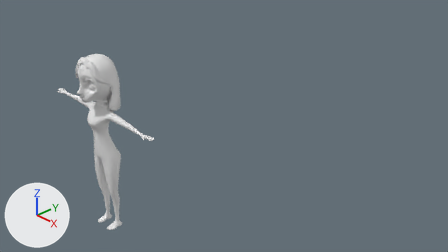
The Blender file carla.blend, before and after one commit.
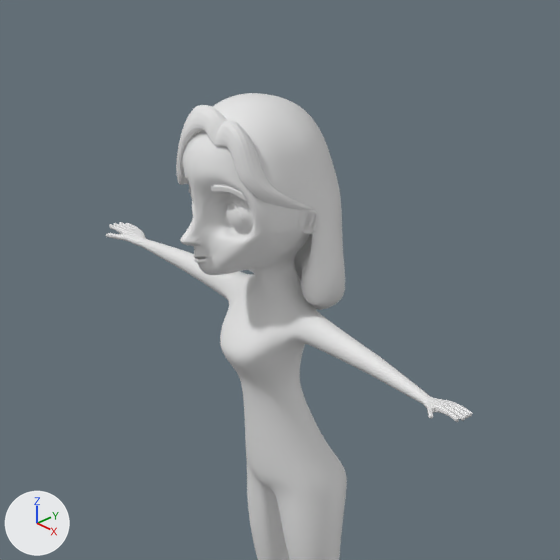
The first picture shows the older version from the file's camera 'Camera'. The close-ups show both versions on the part from 6% to 40% of the width and 11% to 71% of the height of that picture; other places that the commit changed are outside them. The lights are fixed; the arrows at lower left show +X, +Y and +Z.

In view in the first close-up: 'Body', 'Hair', 'HairBangs'.
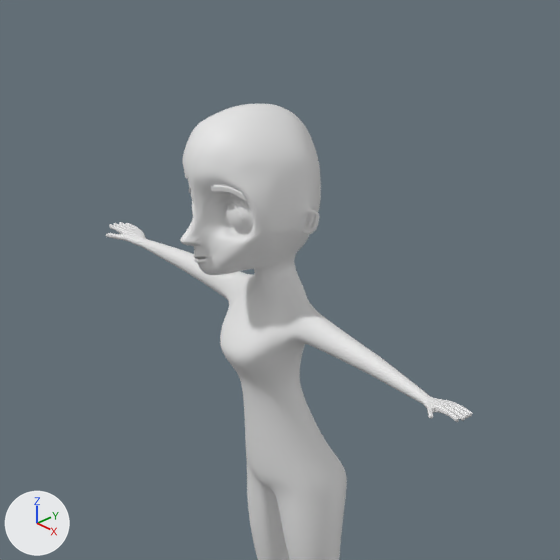
What the commit changed:
Object 'HairBangs' (ob_hairbangs) is now hidden.
Object 'Hair' (ob_hair) is now hidden.

Location of each change, (x1, y1, x2, y2) in pixels of the close-ups (560 x 560 px):
'Hair', hidden: before (212, 93, 345, 310)
'HairBangs', hidden: before (176, 105, 312, 210)
